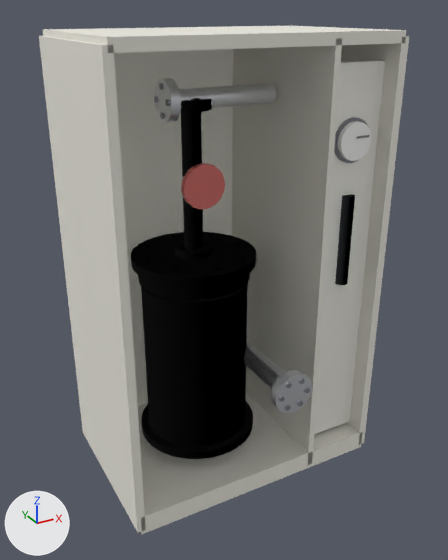
Renders of the glTF model content/unitC/models/unitC.glb from each side of a commit.
The view is the same before and after, from a 50 mm lens placed at (-1.36, -2.5, 1.16), pointed at (-0.03, -0.08, -0.05). The axes (+X, +Y, +Z) are drawn at lower left. The lights are the same throughout. The first picture is the older version.

Objects in the first picture: 'cabinet', 'control_panel', 'cross_pipe', 'flow_meter', 'gauge', 'outlet_pipe', 'riser_pipe', 'valve', 'vessel', 'vessel_lid'.
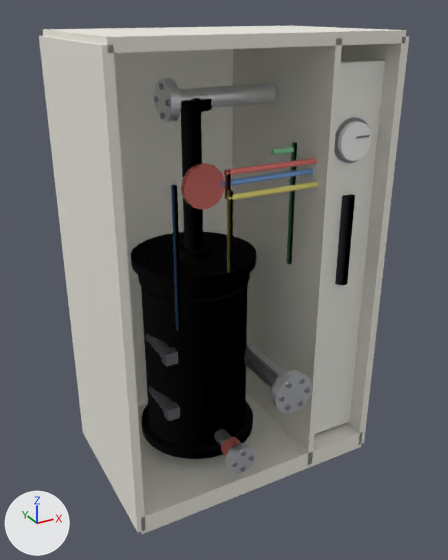
Commit message: feat: denser unit-C internals (wiring/sensors/drain) + leadership overview slide

The change, as a diff of the scene's bpy script:
```diff
--- a/content/unitC/models/unitC.glb.py
+++ b/content/unitC/models/unitC.glb.py
@@ mat_cable_0_9_0_8 @@
+mat_cable_0_9_0_8 = principled_material('cable_0.9_0.8')
+mat_cable_0_9_0_8.base_color = (0.9, 0.8, 0.2)  # yellow #f3e77c
+mat_cable_0_9_0_8.roughness = 0.6
@@ mat_cable_0_85_0_2 @@
+mat_cable_0_85_0_2 = principled_material('cable_0.85_0.2')
+mat_cable_0_85_0_2.base_color = (0.85, 0.2, 0.18)  # red #ed7c76
+mat_cable_0_85_0_2.roughness = 0.6
@@ mat_conduit @@
+mat_conduit = principled_material('conduit')
+mat_conduit.base_color = (0.5, 0.5, 0.52)  # light grey #bcbcbf
+mat_conduit.metallic = 0.3
+mat_conduit.roughness = 0.6
@@ mat_cable_0_25_0_65 @@
+mat_cable_0_25_0_65 = principled_material('cable_0.25_0.65')
+mat_cable_0_25_0_65.base_color = (0.25, 0.65, 0.35)  # green #89d3a0
+mat_cable_0_25_0_65.roughness = 0.6
@@ mat_cable_0_2_0_4 @@
+mat_cable_0_2_0_4 = principled_material('cable_0.2_0.4')
+mat_cable_0_2_0_4.base_color = (0.2, 0.4, 0.8)  # blue #7caae7
+mat_cable_0_2_0_4.roughness = 0.6
@@ mat_sensor_body @@
+mat_sensor_body = principled_material('sensor_body')
+mat_sensor_body.base_color = (0.15, 0.16, 0.18)  # grey #6c6f76
+mat_sensor_body.metallic = 0.5
@@ mat_drain @@
+mat_drain = principled_material('drain')
+mat_drain.base_color = (0.8, 0.82, 0.86)  # white #e7eaef
+mat_drain.metallic = 0.9
+mat_drain.roughness = 0.28
@@ mat_drain_bolt @@
+mat_drain_bolt = principled_material('drain_bolt')
+mat_drain_bolt.base_color = (0.35, 0.36, 0.4)  # grey #a0a2aa
+mat_drain_bolt.metallic = 0.9
+mat_drain_bolt.roughness = 0.45
@@ mat_drain_fl @@
+mat_drain_fl = principled_material('drain_fl')
+mat_drain_fl.base_color = (0.8, 0.82, 0.86)  # white #e7eaef
+mat_drain_fl.metallic = 0.9
+mat_drain_fl.roughness = 0.28
@@ mat_drain_valve @@
+mat_drain_valve = principled_material('drain_valve')
+mat_drain_valve.base_color = (0.78, 0.2, 0.18)  # pink #e57c76
+mat_drain_valve.metallic = 0.5
+mat_drain_valve.roughness = 0.4
@@ me_part_012 @@
+me_part_012.from_pydata(...)  # 522 vertices, 1008 faces; spans x -0.58..0.32, y -0.36..0.33, z -0.7..0.9
+# faces by material slot: [224, 224, 224, 224, 112]
+me_part_012.materials.append(mat_cable_0_85_0_2)  # red #ed7c76
+me_part_012.materials.append(mat_cable_0_2_0_4)  # blue #7caae7
+me_part_012.materials.append(mat_cable_0_9_0_8)  # yellow #f3e77c
+me_part_012.materials.append(mat_cable_0_25_0_65)  # green #89d3a0
+me_part_012.materials.append(mat_conduit)  # light grey #bcbcbf
@@ me_part_011 @@
+me_part_011.from_pydata(...)  # 132 vertices, 248 faces; spans x -0.03..0.03, y -0.145..0.1, z -0.18..0.18
+me_part_011.materials.append(mat_sensor_body)  # grey #6c6f76
@@ me_part_010 @@
+me_part_010.from_pydata(...)  # 420 vertices, 784 faces; spans x -0.07..0.07, y -0.21..0.18, z -0.07..0.07
+# faces by material slot: [112, 112, 112, 448]
+me_part_010.materials.append(mat_drain)  # white #e7eaef
+me_part_010.materials.append(mat_drain_valve)  # pink #e57c76
+me_part_010.materials.append(mat_drain_fl)  # white #e7eaef
+me_part_010.materials.append(mat_drain_bolt)  # grey #a0a2aa
@@ ob_wiring @@
+ob_wiring = bpy.data.objects.new('wiring', me_part_012)
+ob_wiring.location = (0.0, 0.0, 0.0)
@@ ob_sensor @@
+ob_sensor = bpy.data.objects.new('sensor', me_part_011)
+ob_sensor.location = (-0.39, -0.1, -0.45)
@@ ob_drain_pipe @@
+ob_drain_pipe = bpy.data.objects.new('drain_pipe', me_part_010)
+ob_drain_pipe.location = (-0.15, -0.28, -0.8)
```

Pixel boxes (x1, y1, x2, y2) of what changed, in the pictures (448 x 560 px):
'wiring', added: after (171, 142, 318, 331)
    faces in mat_cable_0_2_0_4 (blue #7caae7): (171, 168, 313, 331)
    faces in mat_cable_0_9_0_8 (yellow #f3e77c): (227, 182, 318, 273)
    faces in mat_cable_0_25_0_65 (green #89d3a0): (271, 142, 297, 264)
    faces in mat_cable_0_85_0_2 (red #ed7c76): (224, 158, 317, 200)
'drain_pipe', added: after (214, 429, 255, 474)
    faces in mat_drain_fl (white #e7eaef): (225, 443, 255, 474)
    faces in mat_drain_valve (pink #e57c76): (221, 437, 241, 457)
    faces in mat_drain (white #e7eaef): (214, 429, 232, 447)
'sensor', added: after (145, 334, 180, 421)
